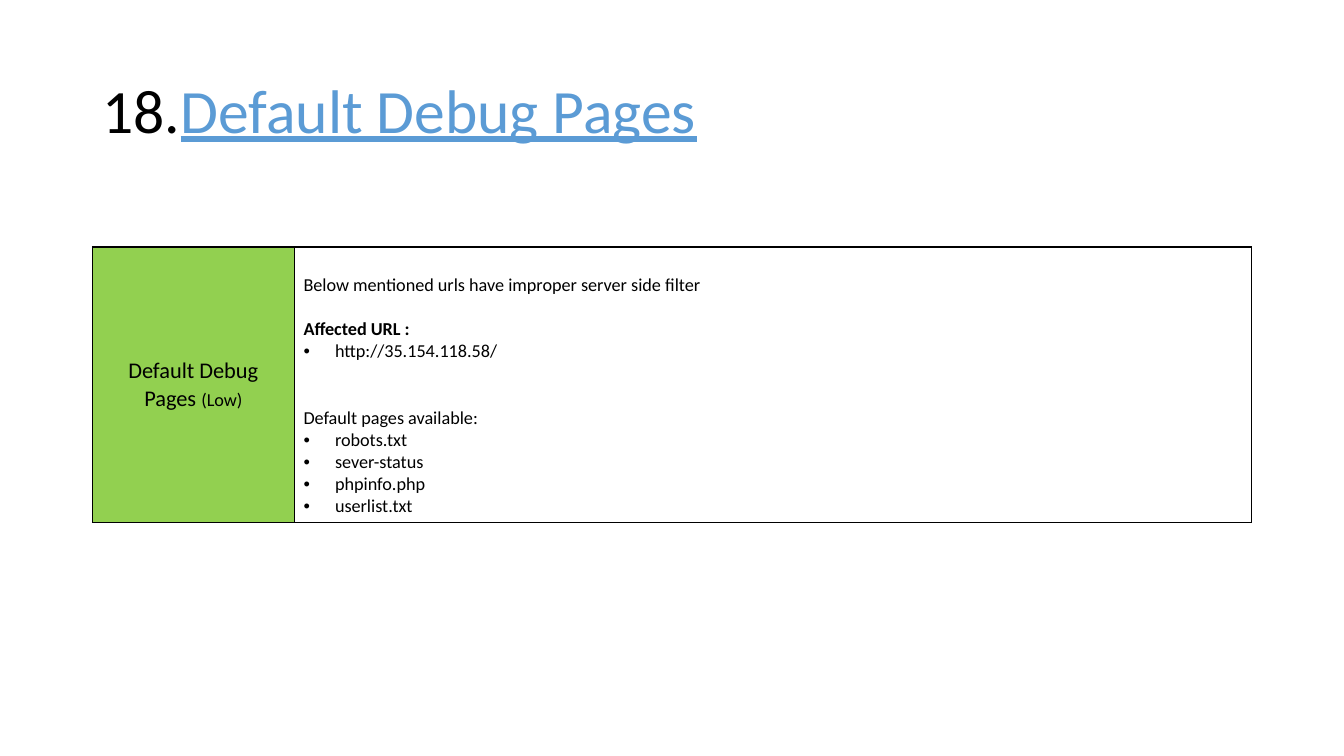
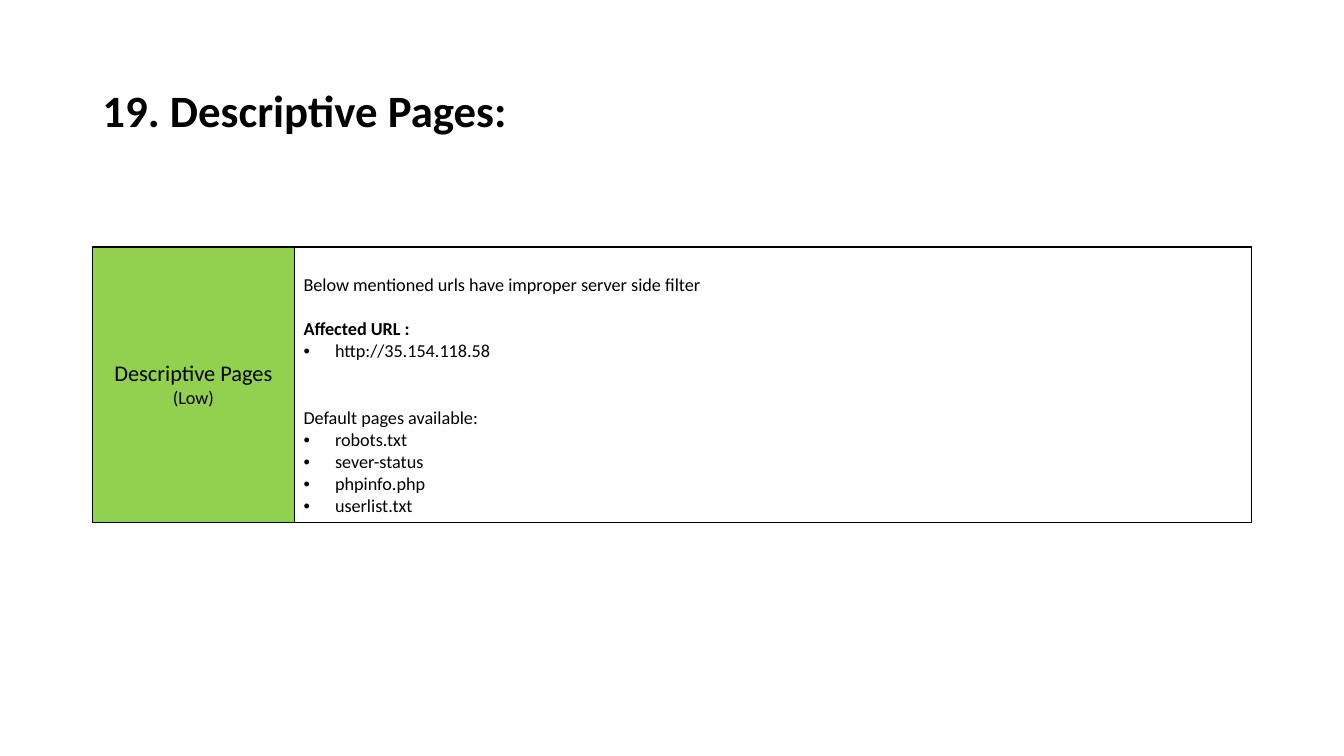
Before and after one commit to RocktimRajkumar/CEH-hack-a-thon, a slide deck: slide 110 of reports/Lifestyle Store/LifeStyle Store Application Reports.pptx. Drawn at 1344x756 pixels with LibreOffice and Linux fonts; fonts in the diff are those of the drawing. Boxes give left, top, right and bottom in pixels: in the first picture for what was removed or moved away, otherwise in the second. Text is boxed around its words. In the diff, an @@ line names an element or a change of style, - is before the commit and + after.

Commit message:
reports: Descriptive Message and Descriptive Pages ppt done

```diff
--- a/reports/Lifestyle Store/LifeStyle Store Application Reports.pptx
+++ b/reports/Lifestyle Store/LifeStyle Store Application Reports.pptx
@@ title at (102, 95, 507, 135): text changed; size 44 to 32 pt; text colour #5B9BD5 to #000000; bold on @@
-18.Default Debug Pages
+19. Descriptive Pages:
@@ table at (93, 202, 1252, 516) @@
-row 2, column 1: Default Debug Pages (Low)
+row 2, column 1: Descriptive Pages (Low)
-row 2, column 2: Below mentioned urls have improper server side filter / Affected URL : / http://35.154.118.58/ / Default pages available: / robots.txt / sever-status / phpinfo.php / userlist.txt
+row 2, column 2: Below mentioned urls have improper server side filter / Affected URL : / http://35.154.118.58 / Default pages available: / robots.txt / sever-status / phpinfo.php / userlist.txt
```
Also in this commit, not shown: 10 other slides changed.
